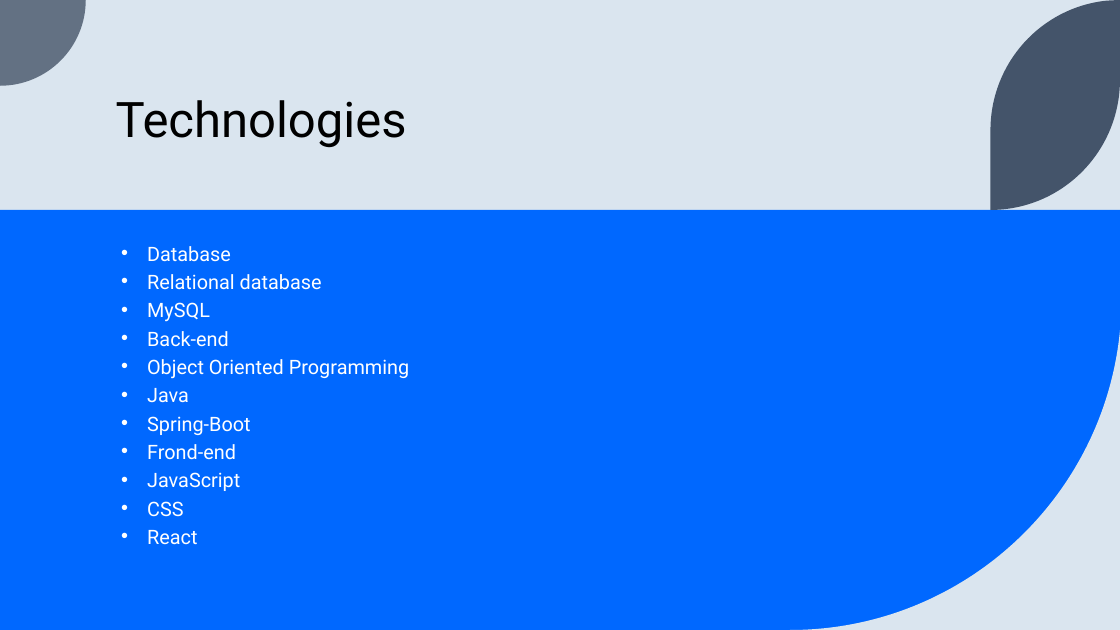
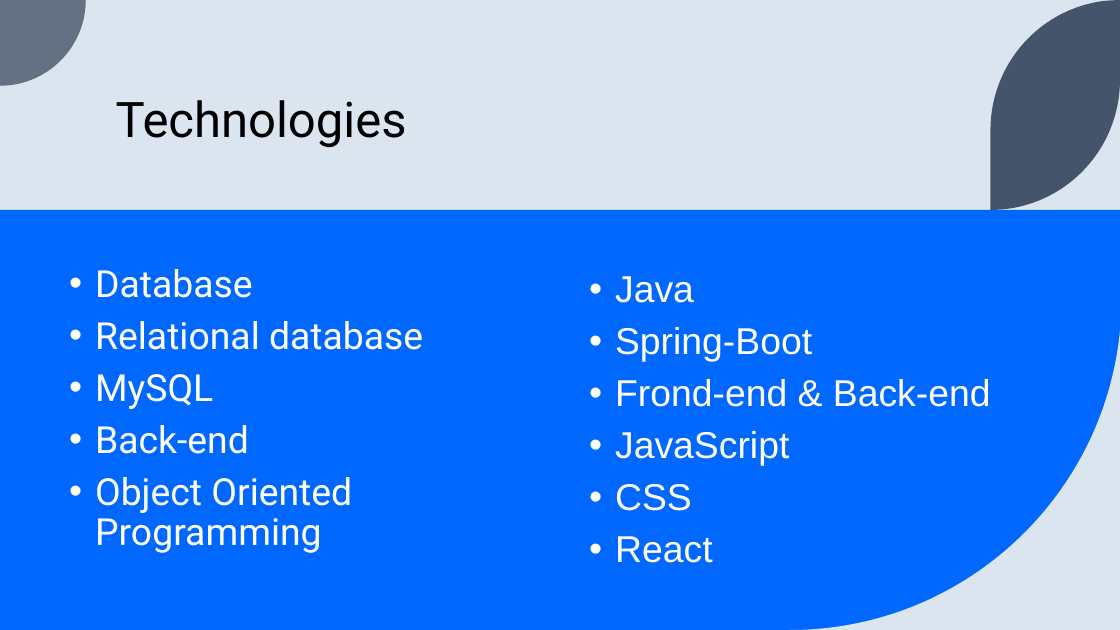
Before and after one commit to Alex55ad/HacKMKv6_HSBoys, a slide deck: slide 9 of Presentation2.pptx. Drawn at 1120x630 pixels with LibreOffice and Linux fonts; fonts in the diff are those of the drawing. Boxes give left, top, right and bottom in pixels: in the first picture for what was removed or moved away, otherwise in the second. Text is boxed around its words. In the diff, an @@ line names an element or a change of style, - is before the commit and + after.

```diff
--- a/Presentation2.pptx
+++ b/Presentation2.pptx
@@ text "Database" moved from (x1=147, y1=246, x2=409, y2=545) to (x1=95, y1=269, x2=423, y2=553) @@
@@ text "Database" at (x1=95, y1=269, x2=423, y2=553): size 17 to 32 pt; line spacing 0.7 to 0.9 @@
@@ text added at (x1=615, y1=276, x2=991, y2=511), 32 pt, text #FFFFFF @@
+• Java
+• Spring-Boot
+• Frond-end & Back-end
+• JavaScript
+• CSS
+• React
@@ text at (x1=147, y1=388, x2=251, y2=545): paragraphs removed @@
-• Java
-• Spring-Boot
-• Frond-end
-• JavaScript
-• CSS
-• React
```
Also in this commit, not shown: 6 other slides changed.
